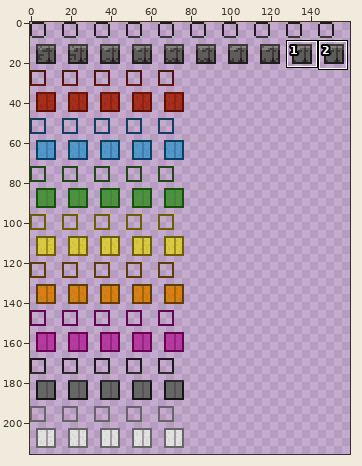
Edited in one commit: sprite sheet (tiles/materials/ehr_quasarconcrete.png). Above, an overview of the earlier version with the close-up marked.
Close-up. First the earlier version:
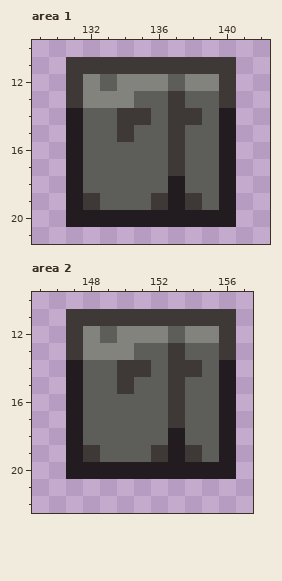
The file is 160x216 pixels. Colours within 5 levels of each other are drawn and written as one. Shown: area 1: x 129..142, y 10..21; area 2: x 145..157, y 10..22. The commit also changed other parts of the picture, which this record leaves out.
The same view after the edit:
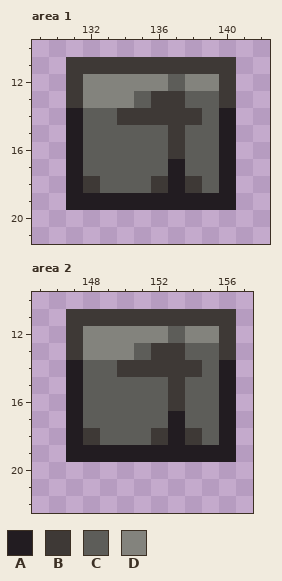
Palette (. is transparent): A #221c21  B #3e3936  C #5d5d59  D #83837d
Changes in this commit:
Area 1:
The author changed colour B to colour A in row 17 at x 137; in row 19 at x 132, 136 and 138.
The author changed colour C to colour A in row 19 at x 133 to 135 and 139.
The author changed colour C to colour B in rows 13 to 14 at x 136; in row 18 at x 132, 136 and 138.
The author changed colour B to colour C in row 15 at x 134.
The author changed colour C to colour D in row 12 at x 133.
Colour A is removed in row 20 at x 131 to 140.
Area 2:
The author changed colour B to colour A in row 17 at x 153; in row 19 at x 148, 152 and 154.
The author changed colour C to colour A in row 19 at x 149 to 151 and 155.
The author changed colour C to colour B in rows 13 to 14 at x 152; in row 18 at x 148, 152 and 154.
The author changed colour B to colour C in row 15 at x 150.
The author changed colour C to colour D in row 12 at x 149.
Colour A is removed in row 20 at x 147 to 156.
Boxes around the changes in both close-ups, in picture pixels (x1, y1, x2, y2):
changed: (66, 74, 236, 227)
changed: (66, 326, 236, 479)
